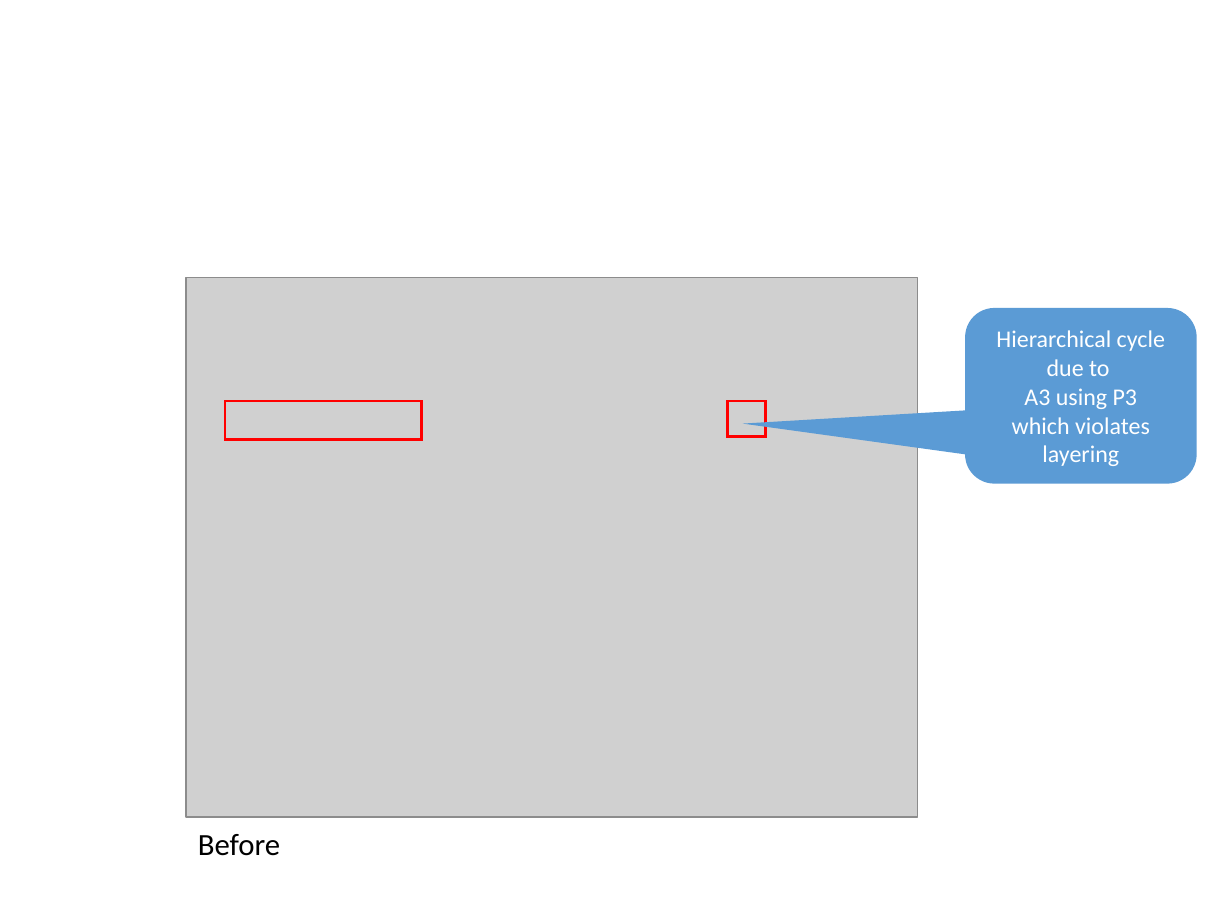
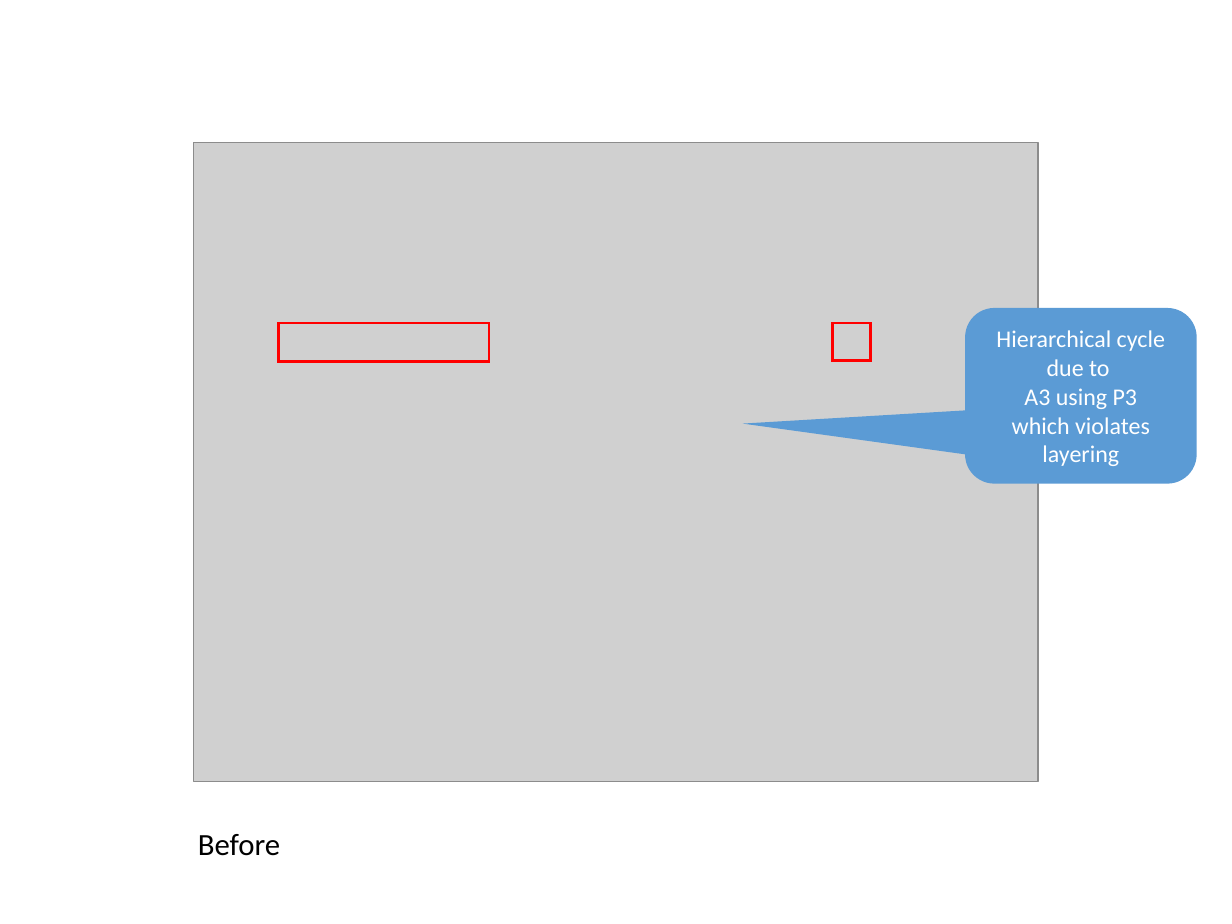
Before and after one commit to dsmsuite/dsmsuite.github.io, a slide deck: slide 13 of assets/img/Images.pptx (slide 17 before the commit). Drawn at 1232x924 pixels with LibreOffice and Linux fonts; fonts in the diff are those of the drawing; grey boxes stand for pictures. Boxes give left, top, right and bottom in pixels: in the first picture for what was removed or moved away, otherwise in the second. Text is boxed around its words. In the diff, an @@ line names an element or a change of style, - is before the commit and + after.

```diff
--- a/assets/img/Images.pptx
+++ b/assets/img/Images.pptx
@@ picture: place and size @@
-picture at bbox=[186, 277, 918, 817]
+picture at bbox=[193, 143, 1037, 782]
@@ rectangle: place and size @@
-rectangle at bbox=[225, 400, 421, 439]
+rectangle at bbox=[278, 323, 489, 361]
@@ rectangle: place and size @@
-rectangle at bbox=[727, 402, 765, 437]
+rectangle at bbox=[833, 323, 871, 361]
```
Also in this commit, not shown: 11 other slides changed, 1 slide added, 5 slides removed, 5 other files.
